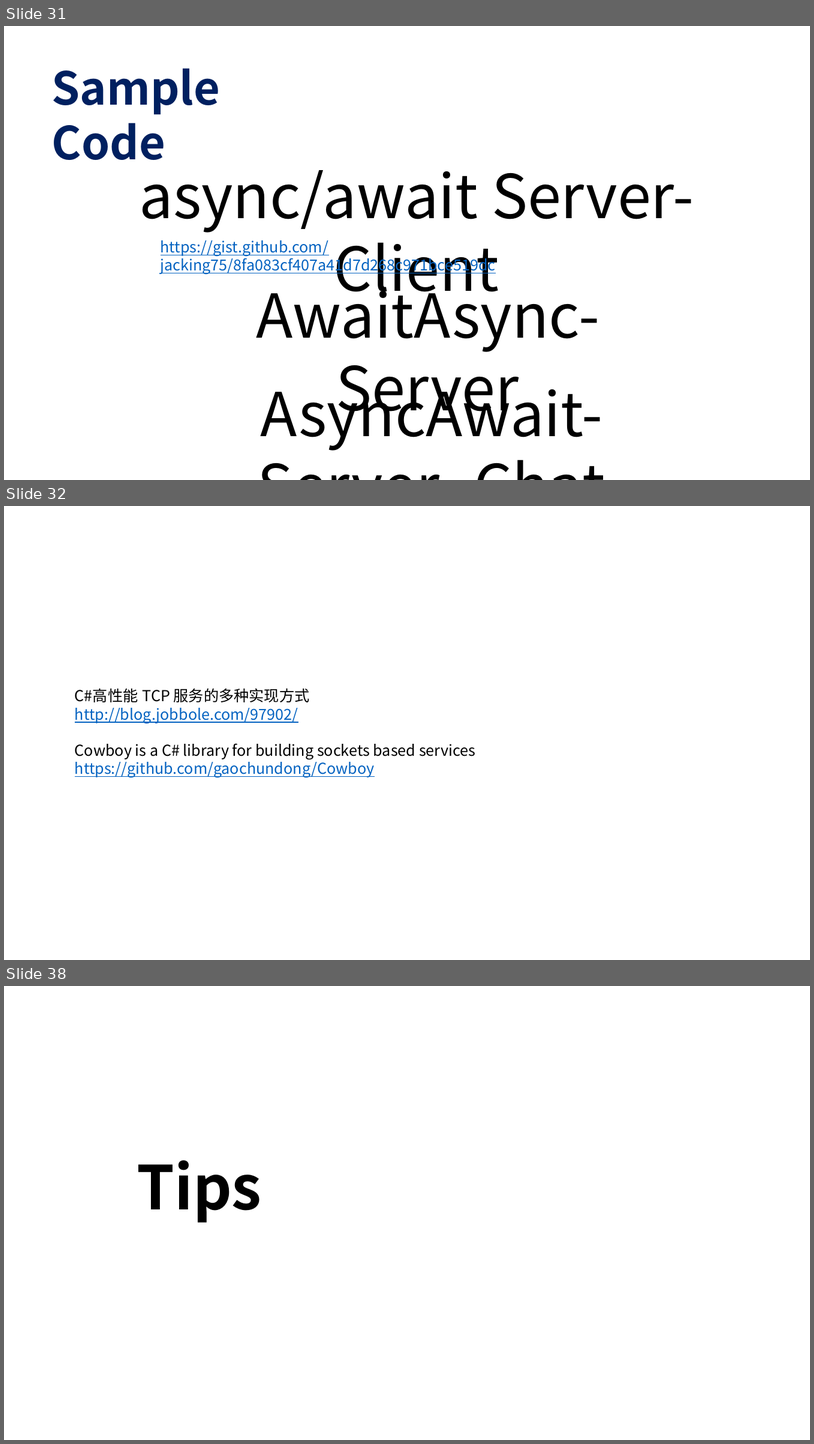
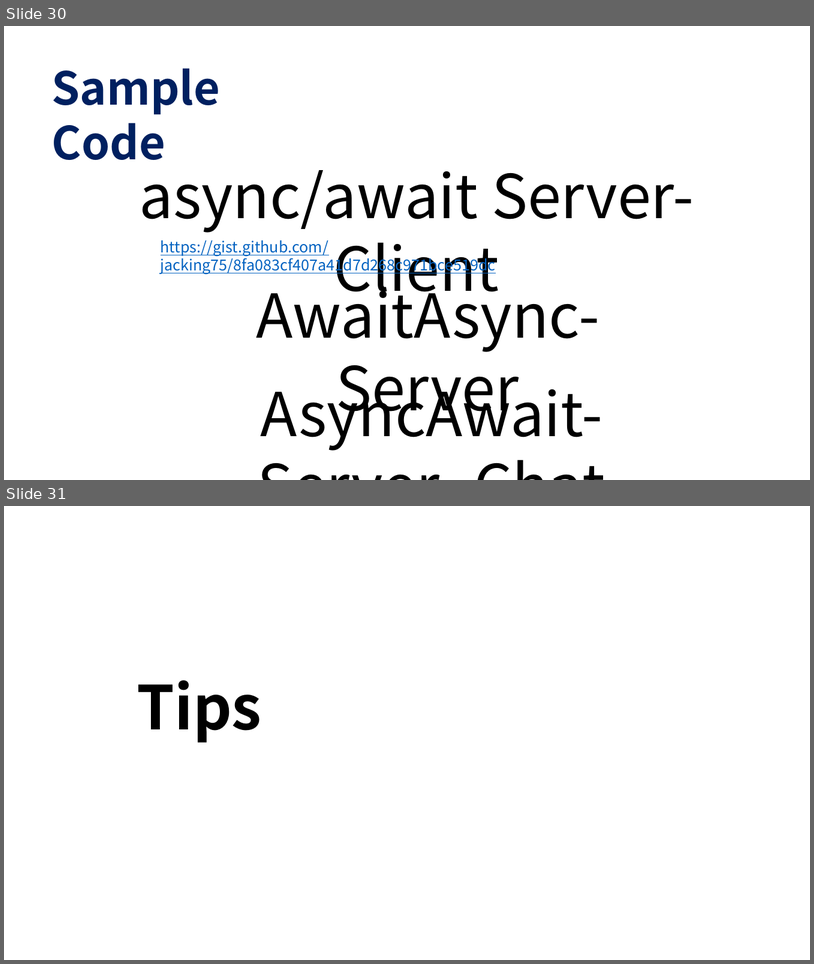
Before and after one commit to jacking75/edu_CSharpNetworkProgramming, a slide deck: Docs/02 CSharp 비동기 네트워크 프로그래밍.pptx. Shown one above the other, each under a label of ours: slides 31, 32 and 38 before the commit, slides 30 and 31 after it; the slides between them are not shown. The pictures are 814x1444 and 814x964 pixels, drawn with LibreOffice and Linux fonts; fonts in the diff are those of the drawing. Boxes give left, top, right and bottom in pixels: in the first picture for what was removed or moved away, otherwise in the second. Text is boxed around its words. In the diff, an @@ line names an element or a change of style, - is before the commit and + after.

```diff
--- a/Docs/02 CSharp 비동기 네트워크 프로그래밍.pptx
+++ b/Docs/02 CSharp 비동기 네트워크 프로그래밍.pptx
@@ slide 32 removed at <box>4,506,810,960</box>, background #FFFFFF @@
@@ text removed at <box>75,688,476,778</box> @@
-C#高性能 TCP 服务的多种实现方式
-http://blog.jobbole.com/97902/
-Cowboy is a C# library for building sockets based services
-https://github.com/gaochundong/Cowboy
@@ what was slide 31 is now slide 30 @@
@@ what was slide 38 is now slide 31 @@
```
Also in this commit, not shown: 7 other slides removed, 20 other files.
